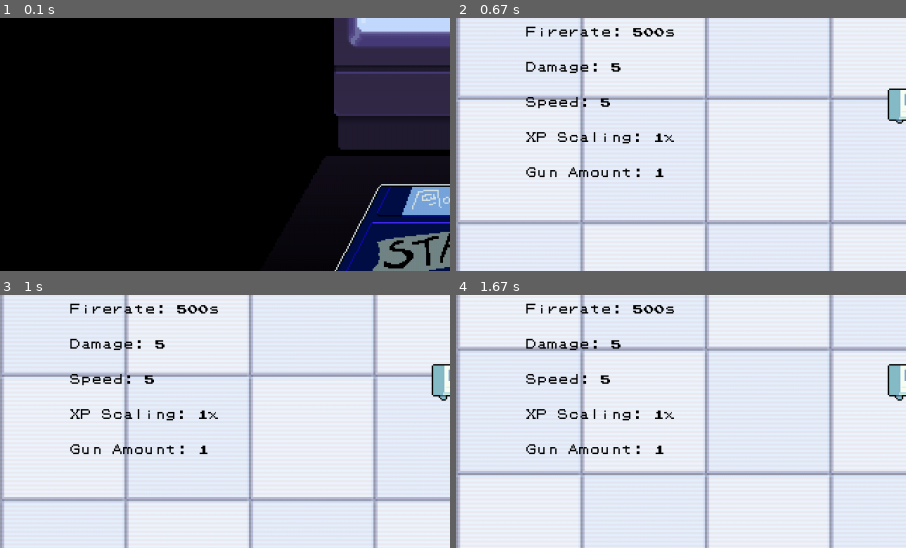
Above: before the commit, frames 1-4 (two rows, left to right).
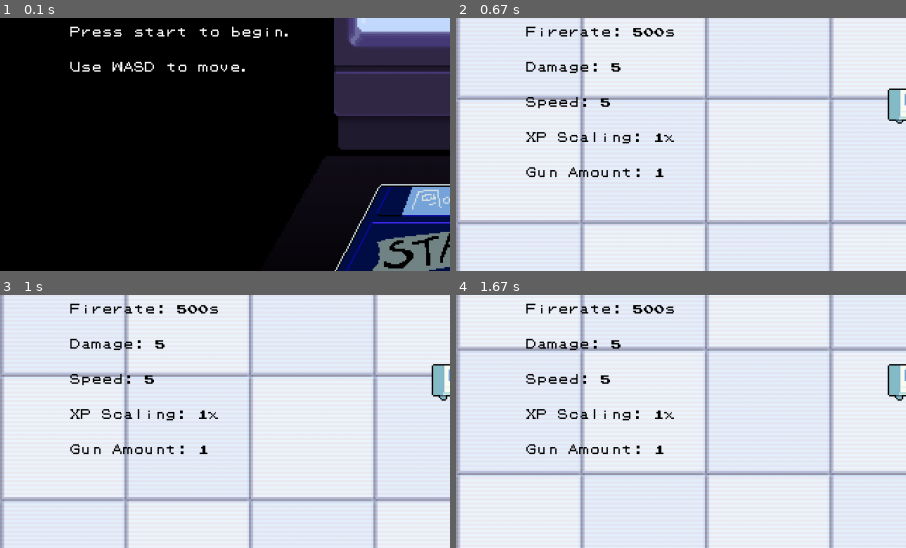
Above: after the commit, the same moments.

Repository: evelyn-keefner/portfolio
Game: pygame game, started from ch09/final/main.py
Same seed, same stepped clock (60 frames per second), same inputs: the game is played once before the commit and once after it.
Inputs (mouse positions are % of the whole screen's width and height, from its top left):
- Up to frame 1 (0.1 s): no input
- Up to frame 2 (0.67 s): click (50, 78) at 0.38 s
- Up to frame 3 (1 s): no input
- Up to frame 4 (1.67 s): hold W 1.17-1.63 s
The pictures show only the part of the screen within x 0-50%, y 33-83%; the shares and areas given below are measured in that part.

The runs differ from the first frame. In frame 1, 1.3% of the frame differs, in the area x 15-64%, y 3-22%; in frame 2, nothing differs; in frame 3, nothing differs; in frame 4, nothing differs.

Commit message:
start screen instructions

Diff:
--- a/ch09/final/main.py
+++ b/ch09/final/main.py
@@ -121,6 +121,10 @@
 
             self.screen.fill((0, 0, 0))
             self.screen.blit(start_background, (self.window_x/2 - 720, self.window_y/2 - 400))
+            intruction_text1 = self.font.render('Press start to begin.', True, (255, 255, 255))
+            instruction_text2 = self.font.render('Use WASD to move.', True, (255, 255, 255))
+            self.screen.blit(intruction_text1,(100,250))
+            self.screen.blit(instruction_text2,(100,300))
 
             if self.state == 'START':
                 # any buttons don't need to be drawn, update() also handles drawing
